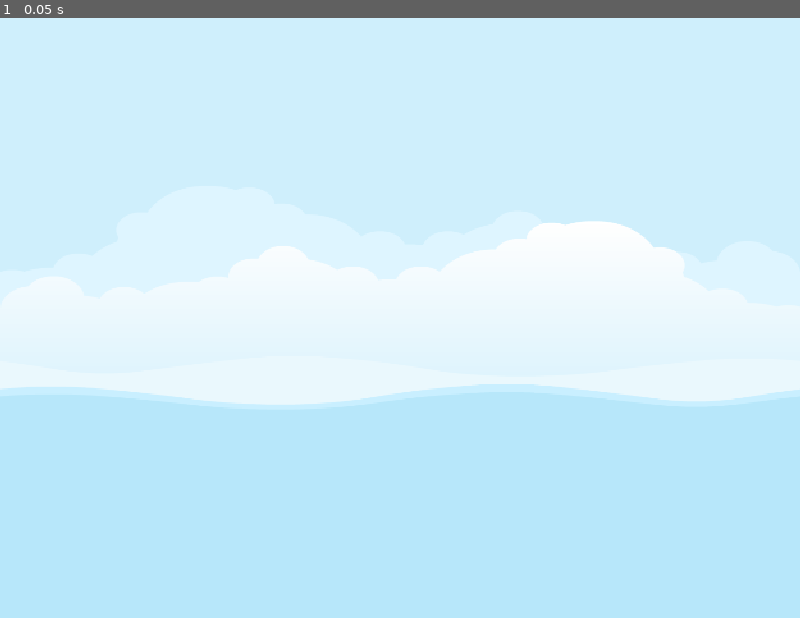
Above: before the commit, frame 1.
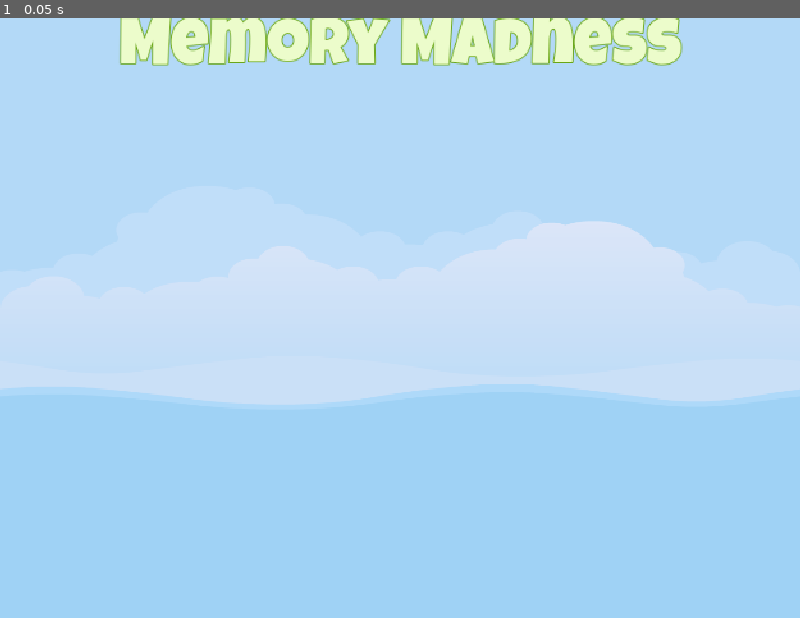
Above: after the commit, the same moment.

Repository: filipeAugusto99/MemoryMadness
Game: Godot game, scene res://Scenes/Master/Master.tscn
Same seed, same stepped clock (60 frames per second), same inputs: the game is played once before the commit and once after it.
Inputs:
- Up to frame 1 (0.05 s): no input

The runs differ from the first frame. In frame 1, 64% of the frame differs, in the area x 0-100%, y 0-66%.

Commit message:
Main Scene

Diff:
--- /dev/null
+++ b/Resources/TitleLabel_72.tres
@@ -0,0 +1,10 @@
+[gd_resource type="LabelSettings" load_steps=2 format=3 uid="uid://cgx1vwrn0dldu"]
+
+[ext_resource type="FontFile" uid="uid://bjyxf3s0fmog5" path="res://assets/fonts/LuckiestGuy-Regular.ttf" id="1_3fo83"]
+
+[resource]
+font = ExtResource("1_3fo83")
+font_size = 84
+font_color = Color(0.92549, 0.988235, 0.796078, 1)
+outline_size = 5
+outline_color = Color(0.396078, 0.639216, 0.0509804, 1)
--- /dev/null
+++ b/Scenes/Main/Main.tscn
@@ -0,0 +1,42 @@
+[gd_scene load_steps=2 format=3 uid="uid://dyr1k6mk28gkn"]
+
+[ext_resource type="LabelSettings" uid="uid://cgx1vwrn0dldu" path="res://Resources/TitleLabel_72.tres" id="1_p8rbg"]
+
+[node name="Main" type="Control"]
+layout_mode = 3
+anchors_preset = 15
+anchor_right = 1.0
+anchor_bottom = 1.0
+grow_horizontal = 2
+grow_vertical = 2
+
+[node name="ColorRect" type="ColorRect" parent="."]
+layout_mode = 1
+anchors_preset = 15
+anchor_right = 1.0
+anchor_bottom = 1.0
+grow_horizontal = 2
+grow_vertical = 2
+color = Color(0.0941176, 0.356863, 0.843137, 0.152941)
+
+[node name="VBoxContainer" type="VBoxContainer" parent="."]
+layout_mode = 1
+anchors_preset = 15
+anchor_right = 1.0
+anchor_bottom = 1.0
+grow_horizontal = 2
+grow_vertical = 2
+
+[node name="Label" type="Label" parent="VBoxContainer"]
+layout_mode = 2
+text = "Memory Madness
+"
+label_settings = ExtResource("1_p8rbg")
+horizontal_alignment = 1
+vertical_alignment = 1
+
+[node name="HBLevelButtons" type="HBoxContainer" parent="VBoxContainer"]
+layout_mode = 2
+
+[node name="HBoxSprites" type="HBoxContainer" parent="VBoxContainer"]
+layout_mode = 2
--- a/Scenes/Master/Master.tscn
+++ b/Scenes/Master/Master.tscn
@@ -1,7 +1,8 @@
-[gd_scene load_steps=3 format=3 uid="uid://cwtuvqx0a2qp5"]
+[gd_scene load_steps=4 format=3 uid="uid://cwtuvqx0a2qp5"]
 
 [ext_resource type="Texture2D" uid="uid://c6fjpq4o3cat" path="res://assets/images/backgroundEmpty.png" id="1_h6g34"]
 [ext_resource type="Script" uid="uid://w4vy06miwc1p" path="res://Scenes/Master/Master.gd" id="1_o4rt4"]
+[ext_resource type="PackedScene" uid="uid://dyr1k6mk28gkn" path="res://Scenes/Main/Main.tscn" id="3_7tgqy"]
 
 [node name="Master" type="Control"]
 layout_mode = 3
@@ -23,3 +24,6 @@
 expand_mode = 1
 
 [node name="Music" type="AudioStreamPlayer" parent="."]
+
+[node name="Main" parent="." instance=ExtResource("3_7tgqy")]
+layout_mode = 1
